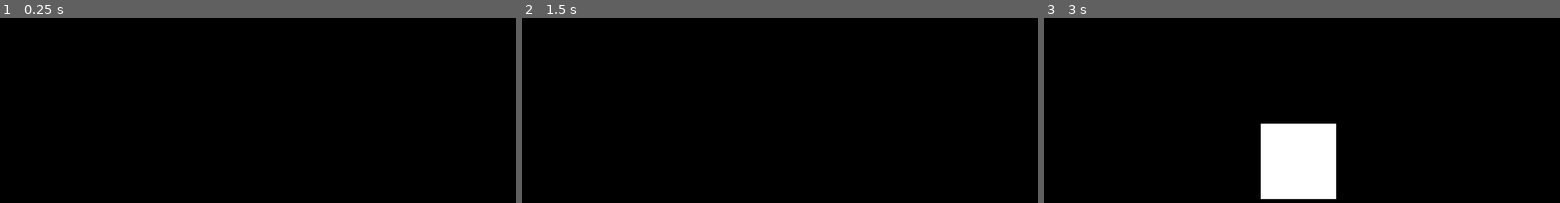
Above: before the commit, frames 1-3 (left to right).
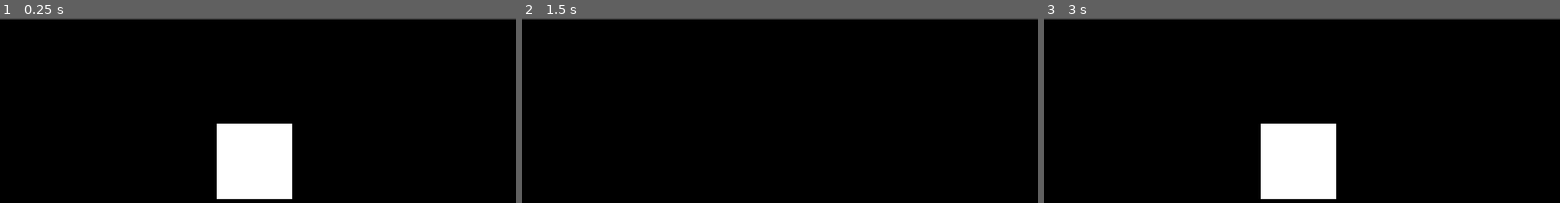
Above: after the commit, the same moments.

Repository: GamuxUnicamp/HIT_IT
Game: Godot game, scene res://scenes/Game.tscn
Same seed, same stepped clock (60 frames per second), same inputs: the game is played once before the commit and once after it.
Inputs:
- Up to frame 1 (0.25 s): no input
- Up to frame 2 (1.5 s): tap Enter (ui_accept) at 0.5, 0.77, 1.25 s
- Up to frame 3 (3 s): tap Enter (ui_accept) at 1.52, 2.75 s

The runs differ from the first frame. In frame 1, 6.7% of the frame differs, in the area x 0-100%, y 0-98%; in frame 2, 0.7%; in frame 3, 0.7%.

Commit message:
criacao dee nos

Diff:
--- /dev/null
+++ b/Node2D.gd
@@ -0,0 +1,13 @@
+extends Node2D
+
+# Declare member variables here. Examples:
+# var a = 2
+# var b = "text"
+
+# Called when the node enters the scene tree for the first time.
+func _ready():
+	pass # Replace with function body.
+
+# Called every frame. 'delta' is the elapsed time since the previous frame.
+#func _process(delta):
+#	pass
--- a/scenes/Game.tscn
+++ b/scenes/Game.tscn
@@ -6,12 +6,23 @@
 script = ExtResource( 1 )
 
 [node name="Background" type="Panel" parent="."]
-margin_right = 1030.0
-margin_bottom = 600.0
+margin_left = -1.05264
+margin_top = 3.1579
+margin_right = 1028.95
+margin_bottom = 603.158
 
 [node name="Signal" type="Panel" parent="."]
-visible = false
 margin_left = 430.0
 margin_top = 210.0
 margin_right = 580.0
 margin_bottom = 360.0
+
+[node name="GUI" type="MarginContainer" parent="."]
+margin_right = 393.0
+margin_bottom = 43.0
+
+[node name="Lifebar" type="HBoxContainer" parent="GUI"]
+margin_right = 393.0
+margin_bottom = 43.0
+
+[node name="Tween" type="Tween" parent="GUI"]
--- /dev/null
+++ b/scenes/HBoxContainer.gd
@@ -0,0 +1,15 @@
+extends HBoxContainer
+
+# Declare member variables here. Examples:
+# var a = 2
+# var b = "text"
+var size=100#vida maxima
+var damage=10#dano recebido apos erro
+# Called when the node enters the scene tree for the first time.
+func _ready():
+
+	pass # Replace with function body.
+
+# Called every frame. 'delta' is the elapsed time since the previous frame.
+#func _process(delta):
+#	pass
--- /dev/null
+++ b/scenes/Lifebar.gd
@@ -0,0 +1,15 @@
+extends CanvasLayer
+
+# Declare member variables here. Examples:
+# var a = 2
+# var b = "text"
+var size=100
+var damage=10
+#damage é o percentual da barra perdida a cada dano recebido
+# Called when the node enters the scene tree for the first time.
+func _ready():
+	pass # Replace with function body.
+
+# Called every frame. 'delta' is the elapsed time since the previous frame.
+#func _process(delta):
+#	pass
